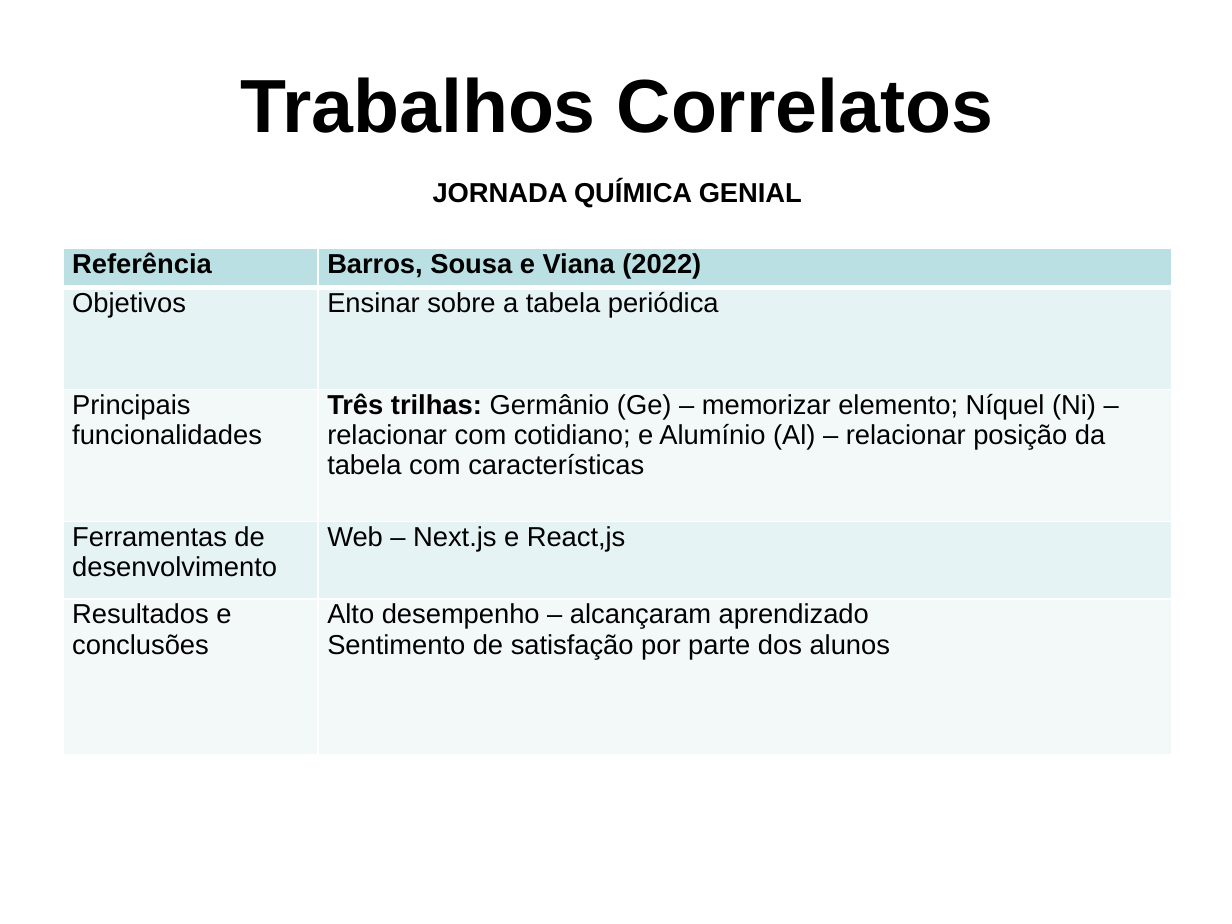
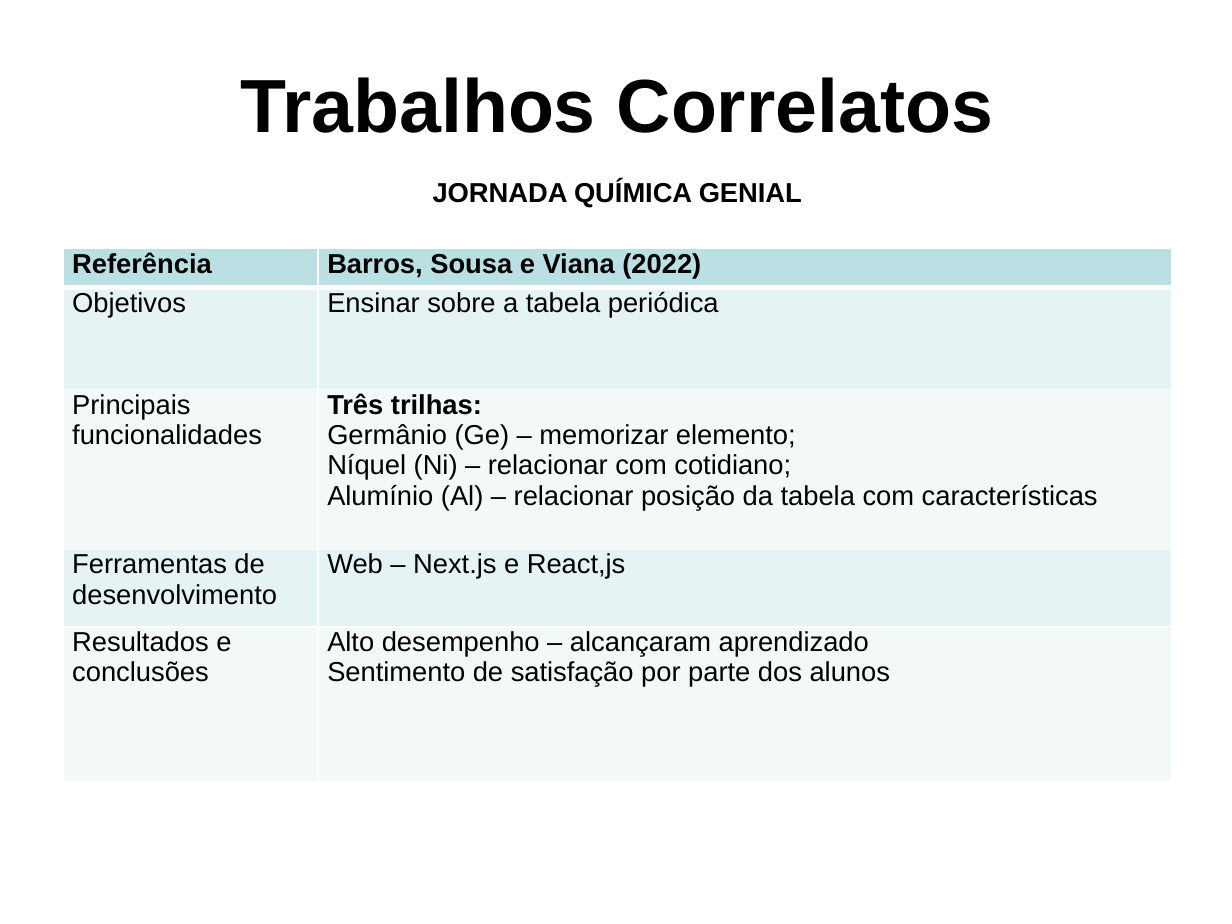
Before and after one commit to PanicAThePython/tcc_NataliaSensWeise, a slide deck: slide 7 of Slides_NataliaSensWeise.pptx. Drawn at 1232x924 pixels with LibreOffice and Linux fonts; fonts in the diff are those of the drawing; background and template pictures are left out. Boxes give left, top, right and bottom in pixels: in the first picture for what was removed or moved away, otherwise in the second. Text is boxed around its words. In the diff, an @@ line names an element or a change of style, - is before the commit and + after.

```diff
--- a/Slides_NataliaSensWeise.pptx
+++ b/Slides_NataliaSensWeise.pptx
@@ table at (x1=63, y1=249, x2=1172, y2=782) @@
-row 3, column 2: Três trilhas: Germânio (Ge) – memorizar elemento; Níquel (Ni) – relacionar com cotidiano; e Alumínio (Al) – relacionar posição da tabela com características
+row 3, column 2: Três trilhas: / Germânio (Ge) – memorizar elemento; / Níquel (Ni) – relacionar com cotidiano; / Alumínio (Al) – relacionar posição da tabela com características
```
Also in this commit, not shown: 2 other slides changed.
